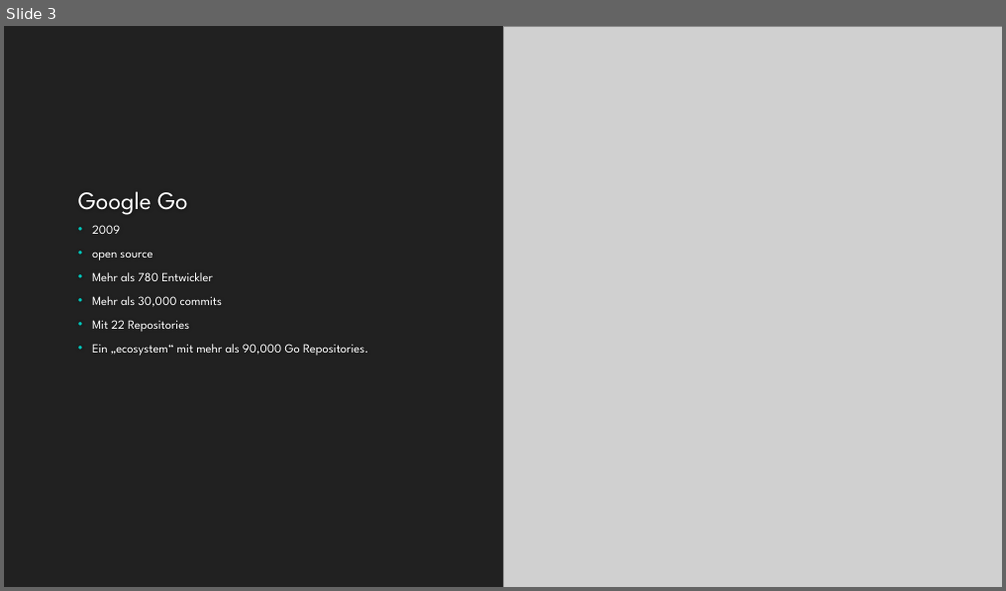
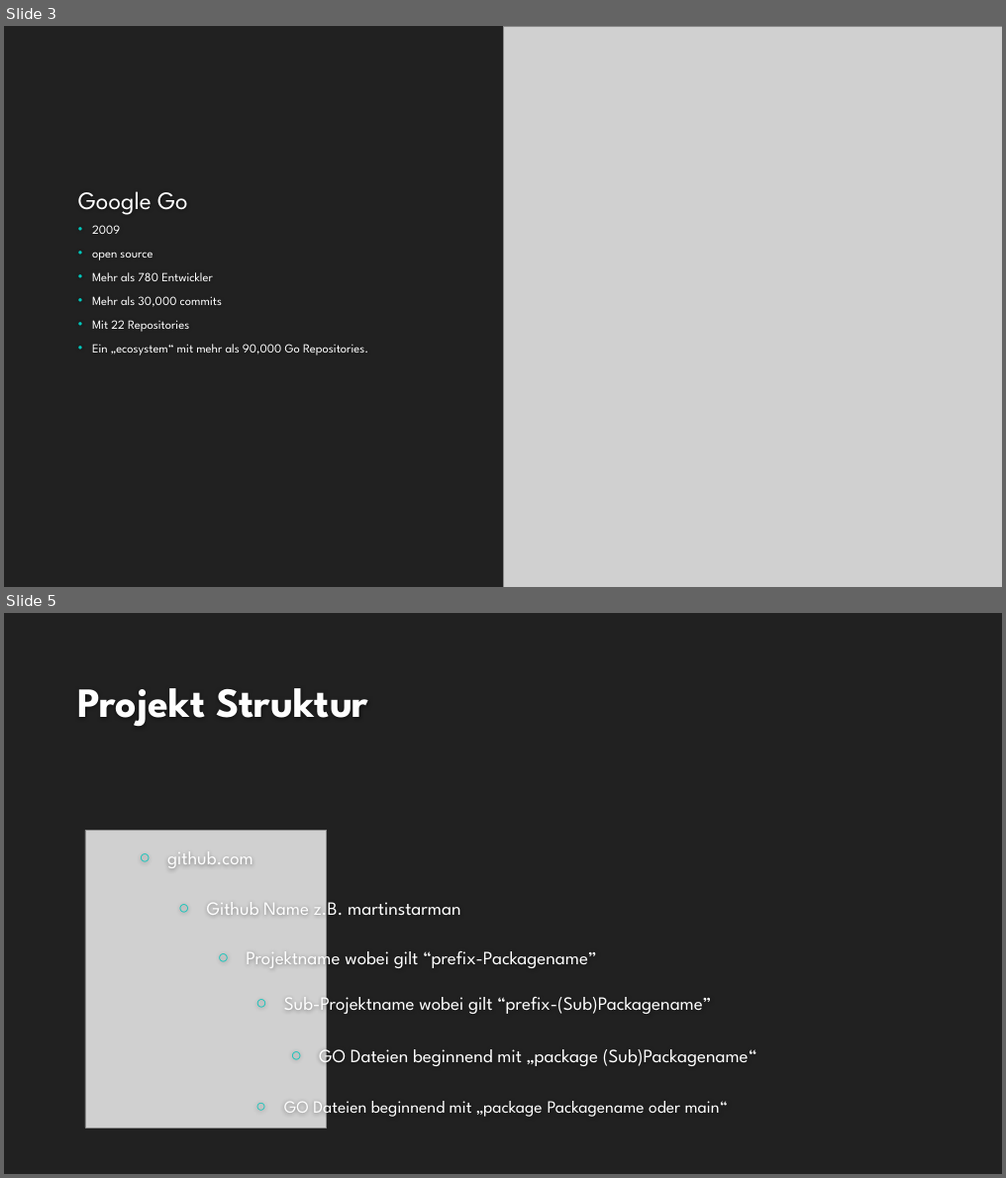
Before and after one commit to informatik-mannheim/iws_golang, a slide deck: presentation/Golang.pptx. Shown one above the other, each under a label of ours: slide 3 before the commit, slides 3 and 5 after it; the slides between them are not shown. The pictures are 1006x591 and 1006x1178 pixels, drawn with LibreOffice and Linux fonts; fonts in the diff are those of the drawing; grey boxes stand for pictures; background and template pictures are left out. Boxes give left, top, right and bottom in pixels: in the first picture for what was removed or moved away, otherwise in the second. Text is boxed around its words. In the diff, an @@ line names an element or a change of style, - is before the commit and + after.

```diff
--- a/presentation/Golang.pptx
+++ b/presentation/Golang.pptx
@@ slide 5 added at (4, 613, 1002, 1174), background #212121 @@
@@ title added at (78, 688, 368, 726), 40 pt, text #FEFEFE, bold @@
+Projekt Struktur
@@ picture added at (85, 830, 326, 1128) @@
@@ text added at (167, 852, 253, 868), 18 pt, text #FFFFFF @@
+○ github.com
@@ text added at (207, 896, 460, 922), 18 pt, text #FFFFFF @@
+○ Github Name z.B. martinstarman
@@ text added at (246, 946, 597, 971), 18 pt, text #FFFFFF @@
+○ Projektname wobei gilt “prefix-Packagename”
@@ text added at (284, 991, 711, 1017), 18 pt, text #FFFFFF @@
+○ Sub-Projektname wobei gilt “prefix-(Sub)Packagename”
@@ text added at (319, 1043, 756, 1068), 18 pt, text #FFFFFF @@
+○ GO Dateien beginnend mit „package (Sub)Packagename“
@@ text added at (284, 1096, 728, 1120), 16.6 pt, text #FFFFFF @@
+○ GO Dateien beginnend mit „package Packagename oder main“
```
Also in this commit, not shown: 3 slides changed, 10 other slides added.
